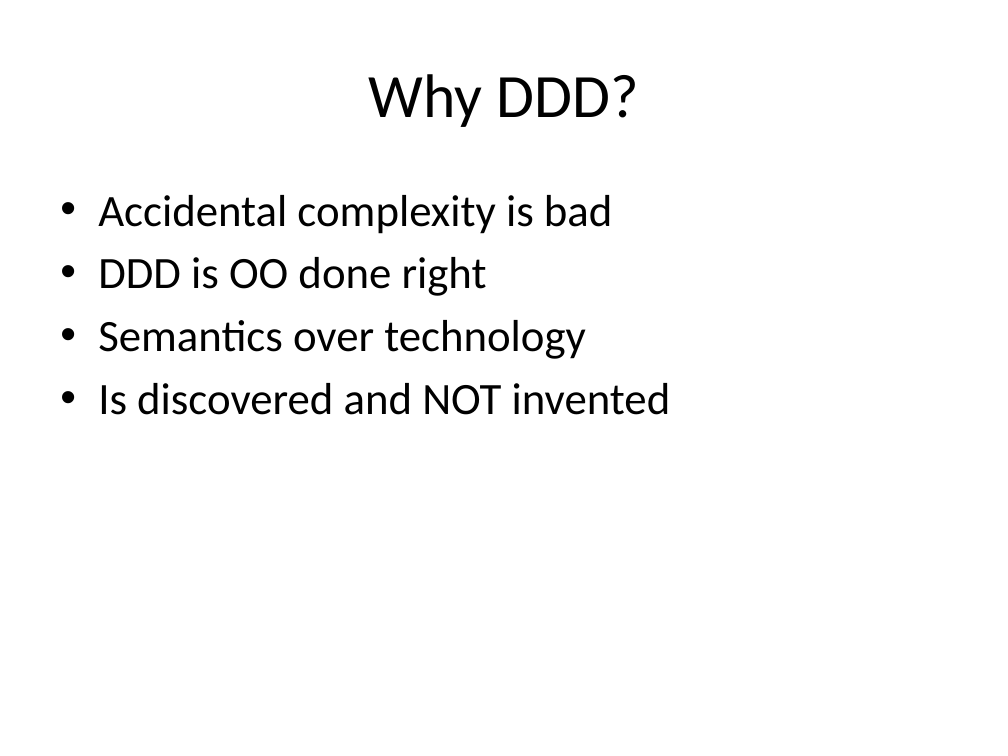
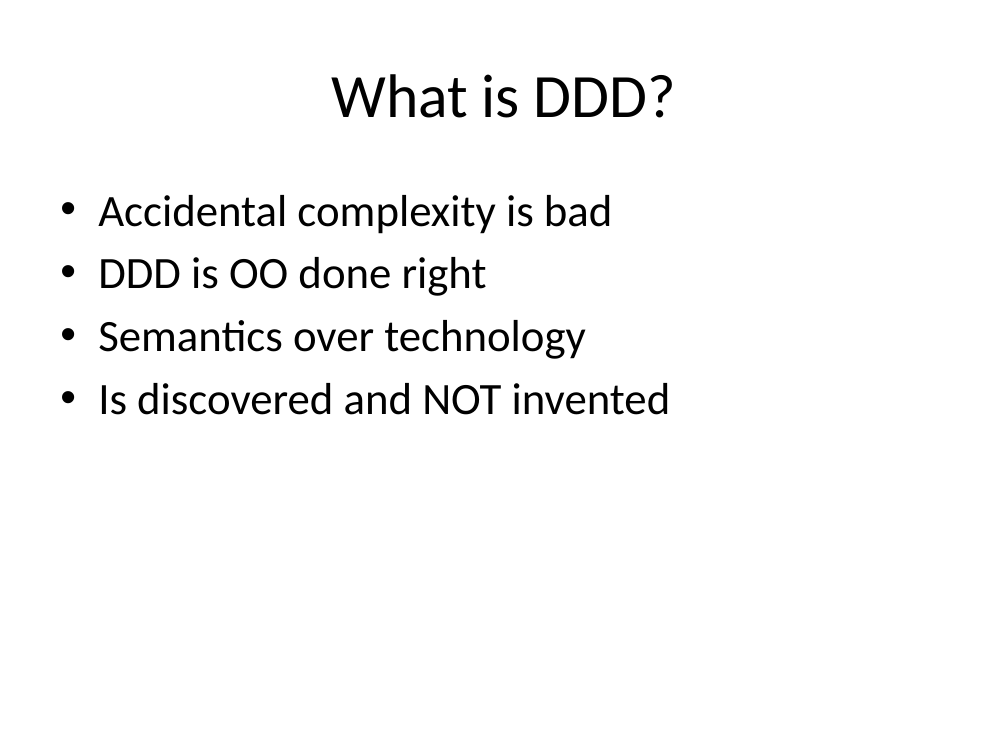
Before and after one commit to arturtv/dddpresentation, a slide deck: slide 15 of Domain-DrivenDesign.A.Trosin.pptx. Drawn at 1008x756 pixels with LibreOffice and Linux fonts; fonts in the diff are those of the drawing. Boxes give left, top, right and bottom in pixels: in the first picture for what was removed or moved away, otherwise in the second. Text is boxed around its words. In the diff, an @@ line names an element or a change of style, - is before the commit and + after.

```diff
--- a/Domain-DrivenDesign.A.Trosin.pptx
+++ b/Domain-DrivenDesign.A.Trosin.pptx
@@ title at (331, 74, 676, 118): text changed @@
-Why DDD?
+What is DDD?
```
Also in this commit, not shown: 4 other slides changed.
